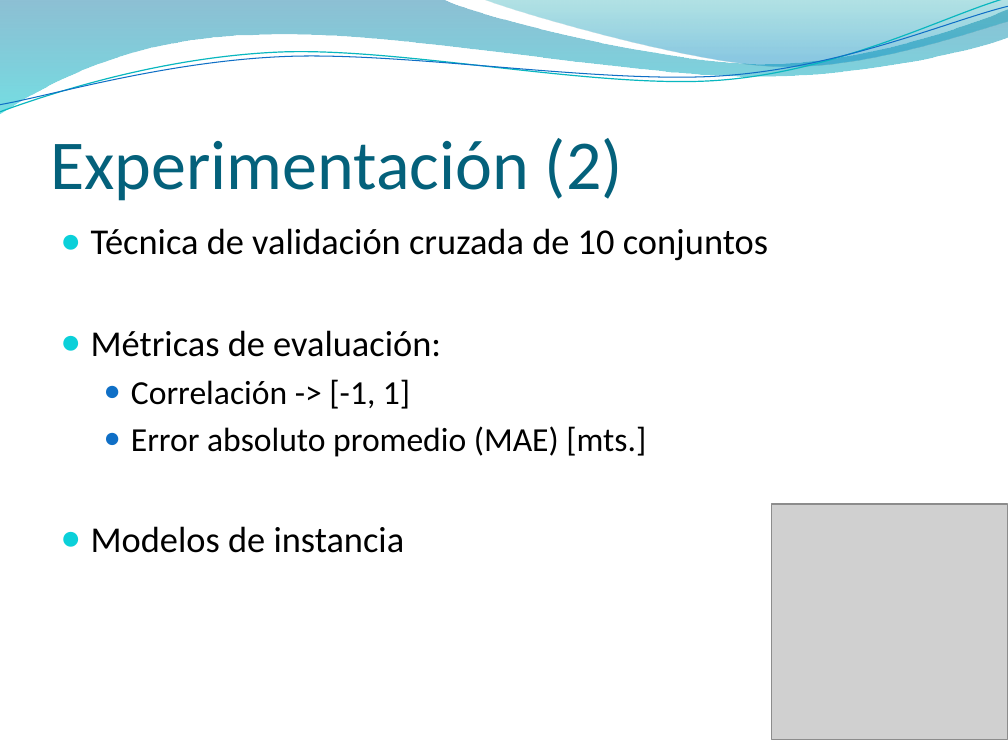
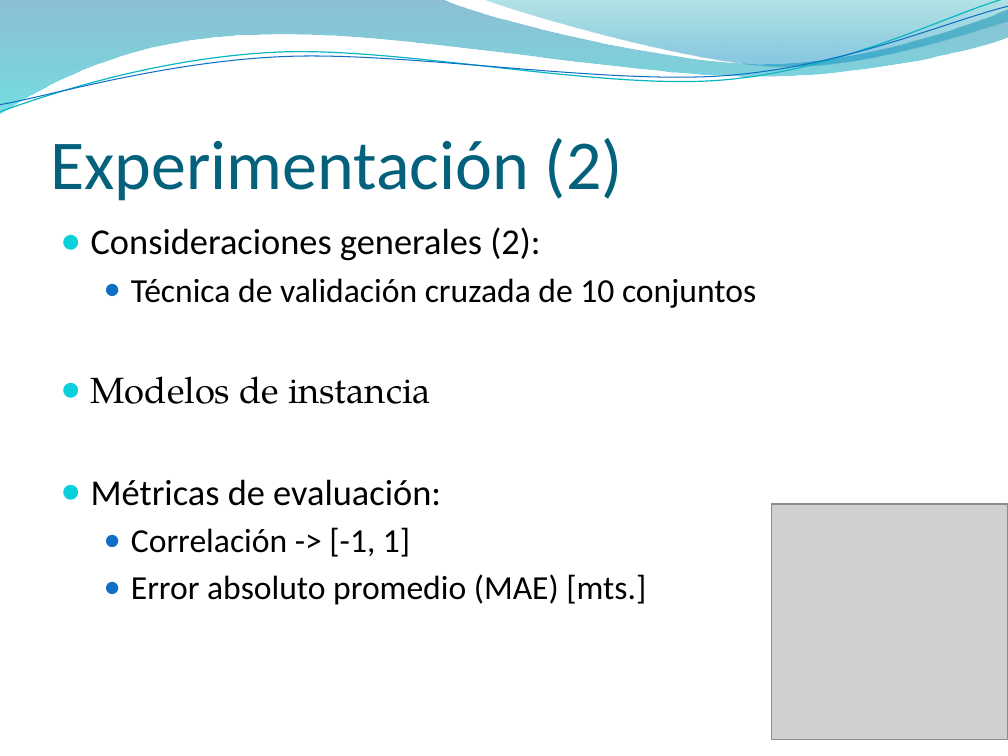
Before and after one commit to jaffadog/neuralito, a slide deck: slide 3 of neuralito/ArfGen/docs/Entregas/Informe Final/presentacion/maxi2.pptx. Drawn at 1008x756 pixels with LibreOffice and Linux fonts; fonts in the diff are those of the drawing; grey boxes stand for pictures; background and template pictures are left out. Boxes give left, top, right and bottom in pixels: in the first picture for what was removed or moved away, otherwise in the second. Text is boxed around its words. In the diff, an @@ line names an element or a change of style, - is before the commit and + after.

```diff
--- a/neuralito/ArfGen/docs/Entregas/Informe Final/presentacion/maxi2.pptx
+++ b/neuralito/ArfGen/docs/Entregas/Informe Final/presentacion/maxi2.pptx
@@ text at (91,227,540,261): paragraph added @@
+● Consideraciones generales (2):
@@ text at (131,278,756,308): size 26 to 24 pt in "Técnica de validación cruzada de 10 conjuntos"; list level 1 to 2 in "Técnica de validación cruzada de ..."; bullet colour #0BD0D9 to #0F6FC6 @@
@@ text at (91,376,431,404): paragraph added @@
+● Modelos de instancia
@@ text at (91,526,405,553): paragraph removed @@
-● Modelos de instancia
```
Also in this commit, not shown: 5 other slides changed.
